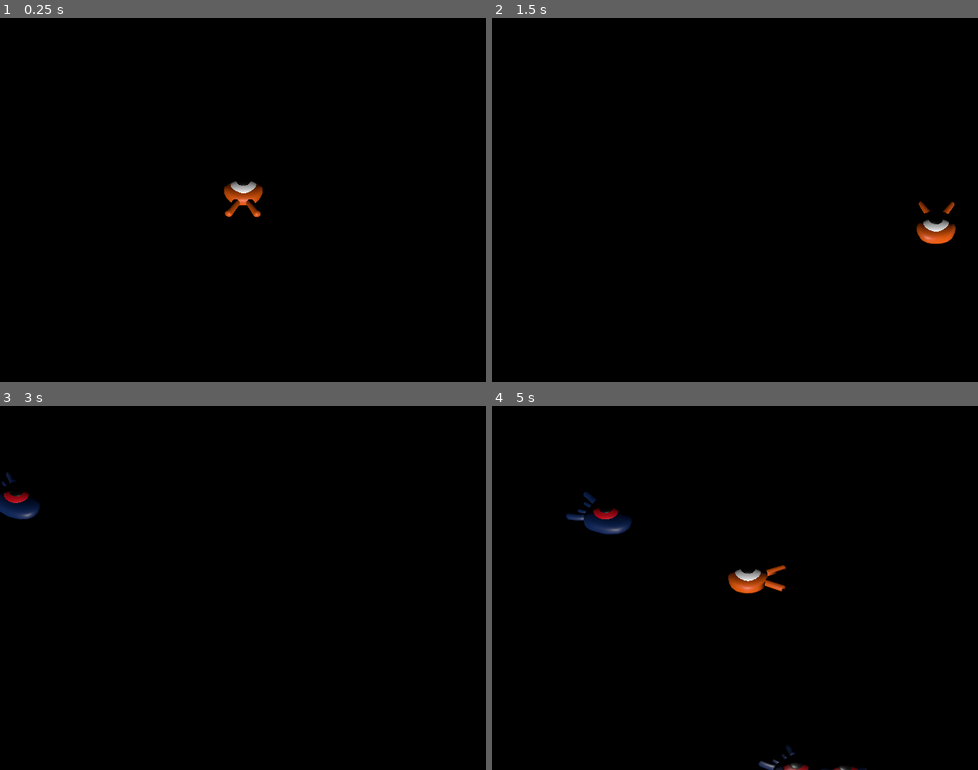
Above: before the commit, frames 1-4 (two rows, left to right).
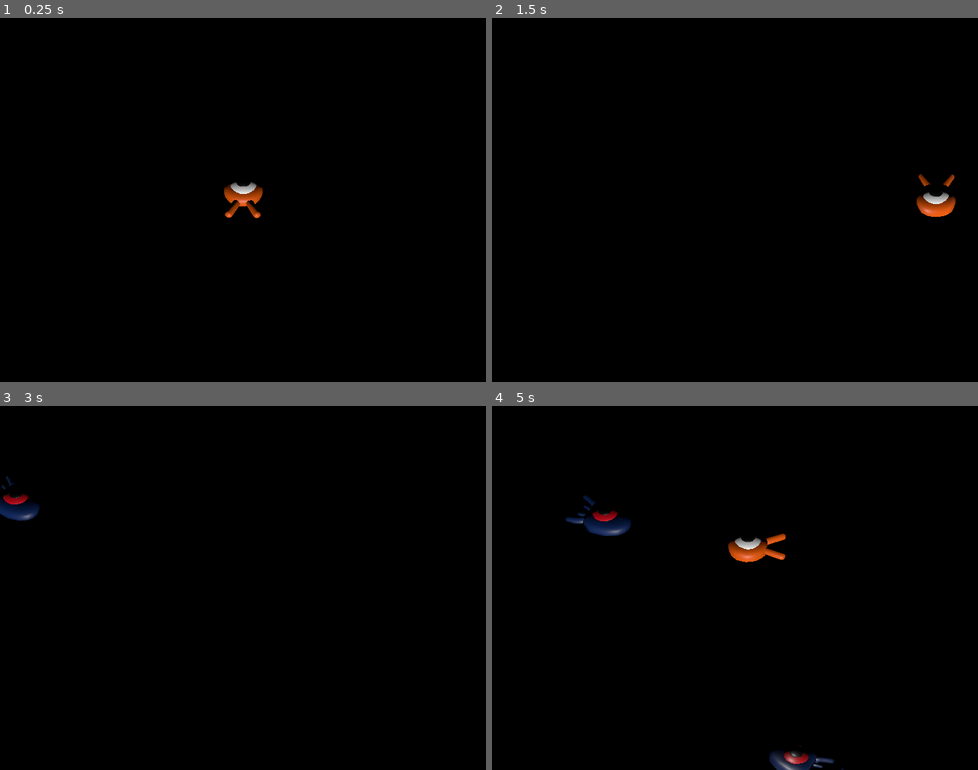
Above: after the commit, the same moments.

Repository: abdul-rehman-d/squash_the_creeps
Game: Godot game, scene res://Main.tscn
The game is run twice, just before and just after one commit, with the same random seed, the same clock (stepped at 60 frames per second) and the same inputs. The project has no main scene, so this scene is started directly.
Inputs:
- Up to frame 1 (0.25 s): no input
- Up to frame 2 (1.5 s): tap Enter at 0.5 s; hold Right (move_right) 0.53-1.28 s; tap Space (jump) at 0.6, 0.77, 1.07, 1.35 s; hold S (move_backward) from 1.28 s (still down)
- Up to frame 3 (3 s): tap Space (jump) at 1.52, 1.82, 2.1, 2.75, 2.85 s; release S (move_backward) at 2.03 s; hold Right (move_right) 2.03-2.78 s; hold W (move_forward) from 2.78 s (still down)
- Up to frame 4 (5 s): tap Space (jump) at 3.02, 3.32, 3.6, 3.77, 4.07, 4.35, 4.52, 4.82 s; release W (move_forward) at 3.53 s; hold Left (move_left) from 3.53 s (still down)

The runs differ from the first frame. In frame 1, 0.2% of the frame differs, in the area x 46-55%, y 44-55%; in frame 2, 0.9%; in frame 3, 0.2%; in frame 4, 2.0%, in the area x 15-78%, y 23-100%.

Commit message:
squashhh

Diff:
--- a/Main.tscn
+++ b/Main.tscn
@@ -29,6 +29,8 @@
 
 [node name="Ground" type="StaticBody3D" parent="."]
 transform = Transform3D(1, 0, 0, 0, 1, 0, 0, 0, 1, 0, -1, 0)
+collision_layer = 4
+collision_mask = 0
 
 [node name="CollisionShape3D" type="CollisionShape3D" parent="Ground"]
 shape = SubResource("BoxShape3D_p4s7c")
@@ -82,4 +84,5 @@
 wait_time = 0.5
 autostart = true
 
+[connection signal="hit" from="Player" to="." method="_on_player_hit"]
 [connection signal="timeout" from="MobTimer" to="." method="_on_mob_timer_timeout"]
--- a/main.gd
+++ b/main.gd
@@ -1,7 +1,6 @@
 extends Node
 
 @export var mob_scene: PackedScene
-
 
 func _on_mob_timer_timeout():
 	var mob = mob_scene.instantiate()
@@ -13,3 +12,7 @@
 	mob.initialize(mob_spawn_location.position, player_position)
 
 	add_child(mob)
+
+
+func _on_player_hit():
+	$MobTimer.stop()
--- a/mob.gd
+++ b/mob.gd
@@ -4,6 +4,8 @@
 @export var min_speed = 10
 # Maximum speed of the mob in meters per second.
 @export var max_speed = 18
+
+signal squashed
 
 func _physics_process(_delta):
 	move_and_slide()
@@ -16,6 +18,9 @@
 	velocity = Vector3.FORWARD * random_speed
 	velocity = velocity.rotated(Vector3.UP, rotation.y)
 
+func squash():
+	squashed.emit()
+	queue_free()
 
 func _on_visible_on_screen_notifier_3d_screen_exited():
 	queue_free()
--- a/mob.tscn
+++ b/mob.tscn
@@ -6,19 +6,22 @@
 [sub_resource type="BoxShape3D" id="BoxShape3D_0r6jx"]
 size = Vector3(1.6543, 1, 2.00781)
 
-[node name="Mob" type="CharacterBody3D"]
+[node name="Mob" type="CharacterBody3D" groups=["mob"]]
+collision_layer = 2
+collision_mask = 0
 script = ExtResource("1_0ulyw")
 
 [node name="Pivot" type="Node3D" parent="."]
+transform = Transform3D(1, 0, 0, 0, 1, 0, 0, 0, 1, 0, 0.250754, 0)
 
 [node name="Character" parent="Pivot" instance=ExtResource("1_jjcwk")]
 
 [node name="CollisionShape3D" type="CollisionShape3D" parent="."]
-transform = Transform3D(1, 0, 0, 0, 1, 0, 0, 0, 1, -0.00610352, 0.0751953, 0.0119629)
+transform = Transform3D(1, 0, 0, 0, 1, 0, 0, 0, 1, -0.00610352, 0.489904, 0.0119629)
 shape = SubResource("BoxShape3D_0r6jx")
 
 [node name="VisibleOnScreenNotifier3D" type="VisibleOnScreenNotifier3D" parent="."]
-transform = Transform3D(1, 0, 0, 0, 1, 0, 0, 0, 1, 0.0063715, 0, 0.30901)
+transform = Transform3D(1, 0, 0, 0, 0.751073, 0, 0, 0, 1, 0.0063715, 0.63653, 0.30901)
 aabb = AABB(-1.19087, -1, -1.70693, 2.38174, 2, 3.41386)
 
 [connection signal="screen_exited" from="VisibleOnScreenNotifier3D" to="." method="_on_visible_on_screen_notifier_3d_screen_exited"]
--- a/player.gd
+++ b/player.gd
@@ -4,6 +4,10 @@
 @export var speed = 14
 # The downward acceleration when in the air, in meters per second squared.
 @export var fall_acceleration = 75
+@export var jump_impulse = 20
+@export var bounce_impulse = 16
+
+signal hit
 
 var target_velocity = Vector3.ZERO
 
@@ -30,6 +34,27 @@
 	# Vertical Velocity
 	if not is_on_floor(): # gravity
 		target_velocity.y = target_velocity.y - (fall_acceleration * delta)
+	elif is_on_floor() and Input.is_action_just_pressed("jump"):
+		target_velocity.y = jump_impulse
+
+	for index in range(get_slide_collision_count()):
+		var collision = get_slide_collision(index)
+		if collision.get_collider() == null:
+			continue
+		if collision.get_collider().is_in_group("mob"):
+			var mob = collision.get_collider()
+			if Vector3.UP.dot(collision.get_normal()) > 0.1:
+				mob.squash()
+				target_velocity.y = bounce_impulse
+				break
+
 	# Moving the Character
 	velocity = target_velocity
 	move_and_slide()
+
+func die():
+	hit.emit()
+	queue_free()
+
+func _on_mob_detecter_body_entered(body):
+	die()
--- a/player.tscn
+++ b/player.tscn
@@ -6,14 +6,29 @@
 [sub_resource type="SphereShape3D" id="SphereShape3D_4l74v"]
 radius = 0.8
 
+[sub_resource type="CylinderShape3D" id="CylinderShape3D_fvct2"]
+
 [node name="Player" type="CharacterBody3D"]
+collision_mask = 6
 script = ExtResource("1_6ldrh")
 
 [node name="Pivot" type="Node3D" parent="."]
-transform = Transform3D(1, 0, 0, 0, 1, 0, 0, 0, 1, 0, 1.16778, 0)
+transform = Transform3D(1, 0, 0, 0, 1, 0, 0, 0, 1, 0, 0.47833, 0)
 
 [node name="Character" parent="Pivot" instance=ExtResource("1_esgxs")]
 
 [node name="CollisionShape3D" type="CollisionShape3D" parent="."]
-transform = Transform3D(1, 0, 0, 0, 1, 0, 0, 0, 1, 0, 1.1735, 0)
+transform = Transform3D(1, 0, 0, 0, 0.608006, 0, 0, 0, 1.21737, 0, 0.535814, 0)
 shape = SubResource("SphereShape3D_4l74v")
+
+[node name="MobDetecter" type="Area3D" parent="."]
+collision_layer = 0
+collision_mask = 2
+monitorable = false
+
+[node name="CollisionShape3D" type="CollisionShape3D" parent="MobDetecter"]
+transform = Transform3D(1.98152, 0, 0, 0, 0.261534, 0, 0, 0, 2.00427, 0, 1.00507, -0.0262418)
+shape = SubResource("CylinderShape3D_fvct2")
+
+[connection signal="hit" from="." to="." method="_on_hit"]
+[connection signal="body_entered" from="MobDetecter" to="." method="_on_mob_detecter_body_entered"]
--- a/project.godot
+++ b/project.godot
@@ -57,6 +57,12 @@
 ]
 }
 
+[layer_names]
+
+3d_physics/layer_1="player"
+3d_physics/layer_2="enemies"
+3d_physics/layer_3="world"
+
 [rendering]
 
 quality/driver/driver_name="GLES2"
Not shown: 1 places in player.tscn that only renumber resources
